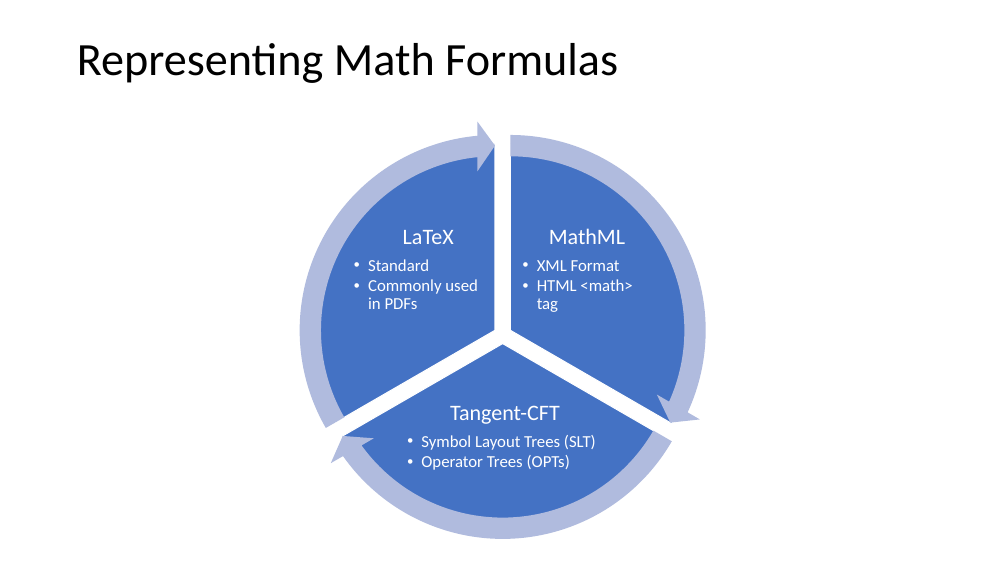
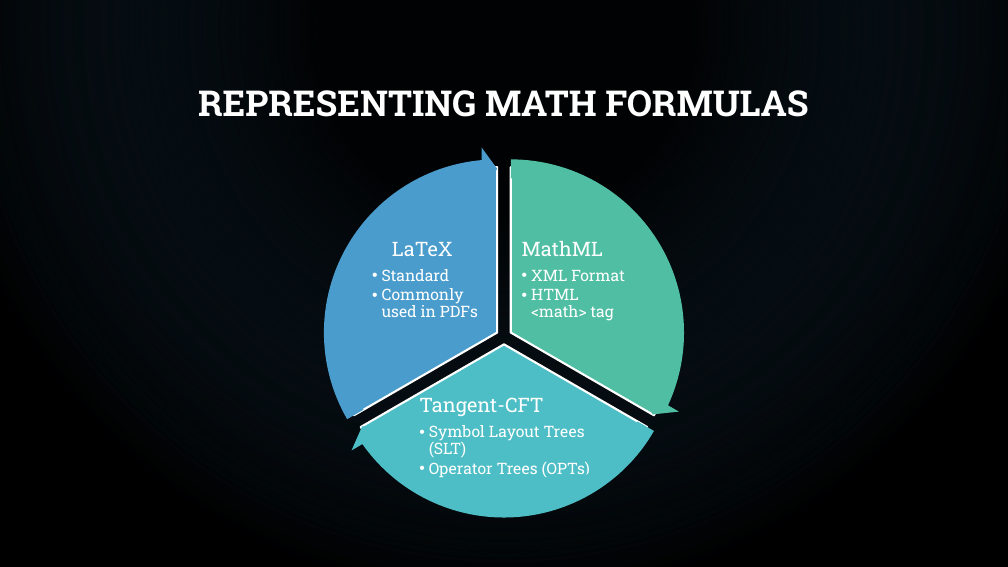
Before and after one commit to pure0022/math-IR-ARQMath-CompuBERT, a slide deck: slide 10 of Math Information Retrieval.pptx (slide 11 before the commit). Drawn at 1008x567 pixels with LibreOffice and Linux fonts; fonts in the diff are those of the drawing; background and template pictures are left out. Boxes give left, top, right and bottom in pixels: in the first picture for what was removed or moved away, otherwise in the second. Text is boxed around its words. In the diff, an @@ line names an element or a change of style, - is before the commit and + after.

```diff
--- a/Math Information Retrieval.pptx
+++ b/Math Information Retrieval.pptx
@@ background #FFFFFF to picture (left out) @@
@@ rectangle added at bbox=[0, 0, 1008, 567], fill gradient #1F445F to #000000 @@
@@ title at bbox=[198, 90, 808, 117]: text changed; size 44 to 34 pt; font Calibri to Roboto Slab; text colour #000000 to #FFFFFF; bold on @@
-Representing Math Formulas
+REPRESENTING MATH FORMULAS
@@ circular arrow: place and size @@
-circular arrow at bbox=[286, 121, 705, 540]
+circular arrow at bbox=[312, 147, 684, 519]
@@ circular arrow at bbox=[312, 147, 684, 519]: fill #B0BCDE to #4A9CCC @@
@@ circular arrow: place and size @@
-circular arrow at bbox=[301, 121, 720, 540]
+circular arrow at bbox=[325, 147, 697, 519]
@@ circular arrow at bbox=[325, 147, 697, 519]: fill #B0BCDE to #50BEA3 @@
@@ circular arrow: place and size @@
-circular arrow at bbox=[293, 134, 712, 553]
+circular arrow at bbox=[318, 159, 690, 531]
@@ circular arrow at bbox=[318, 159, 690, 531]: fill #B0BCDE to #4DBEC5 @@
@@ pie slice (boxed as its full ellipse): place and size @@
-pie slice (boxed as its full ellipse) at bbox=[309, 144, 681, 516]
+pie slice (boxed as its full ellipse) at bbox=[332, 167, 662, 498]
@@ pie slice (boxed as its full ellipse) at bbox=[332, 167, 662, 498]: fill #4472C4 to #4A9CCC; outline #FFFFFF 1 pt to #FFFFFF 2 pt @@
@@ pie slice (boxed as its full ellipse): place and size @@
-pie slice (boxed as its full ellipse) at bbox=[316, 157, 689, 530]
+pie slice (boxed as its full ellipse) at bbox=[339, 179, 669, 510]
@@ pie slice (boxed as its full ellipse) at bbox=[339, 179, 669, 510]: fill #4472C4 to #4DBEC5; outline #FFFFFF 1 pt to #FFFFFF 2 pt @@
@@ pie slice (boxed as its full ellipse): place and size @@
-pie slice (boxed as its full ellipse) at bbox=[324, 144, 697, 516]
+pie slice (boxed as its full ellipse) at bbox=[346, 167, 676, 498]
@@ pie slice (boxed as its full ellipse) at bbox=[346, 167, 676, 498]: fill #4472C4 to #50BEA3; outline #FFFFFF 1 pt to #FFFFFF 2 pt @@
@@ text "LaTeX": place and size @@
-text "LaTeX" at bbox=[368, 230, 477, 309]
+text "LaTeX" at bbox=[382, 242, 478, 317]
@@ text "LaTeX" at bbox=[382, 242, 478, 317]: size 21 to 19 pt in "LaTeX"; font Calibri to Roboto Slab; size 16 to 15 pt in "Standard", "Commonly used in PDFs"; alignment centre to left; indent changed @@
@@ text "MathML": place and size @@
-text "MathML" at bbox=[537, 228, 632, 312]
+text "MathML" at bbox=[522, 241, 625, 321]
@@ text "MathML" at bbox=[522, 241, 625, 321]: size 21 to 19 pt in "MathML"; font Calibri to Roboto Slab; size 16 to 15 pt in "XML Format", "HTML <math> tag"; alignment centre to left; indent changed @@
@@ text "Tangent-CFT": place and size @@
-text "Tangent-CFT" at bbox=[421, 405, 596, 470]
+text "Tangent-CFT" at bbox=[419, 394, 590, 477]
@@ text "Tangent-CFT" at bbox=[419, 394, 590, 477]: size 21 to 19 pt in "Tangent-CFT"; font Calibri to Roboto Slab; size 16 to 15 pt in "Symbol Layout Trees (SLT)", "Operator Trees (OPTs)"; alignment centre to left; indent changed @@
```
Also in this commit, not shown: 17 other slides changed, 4 slides added, 1 slide removed, 3 other files.
